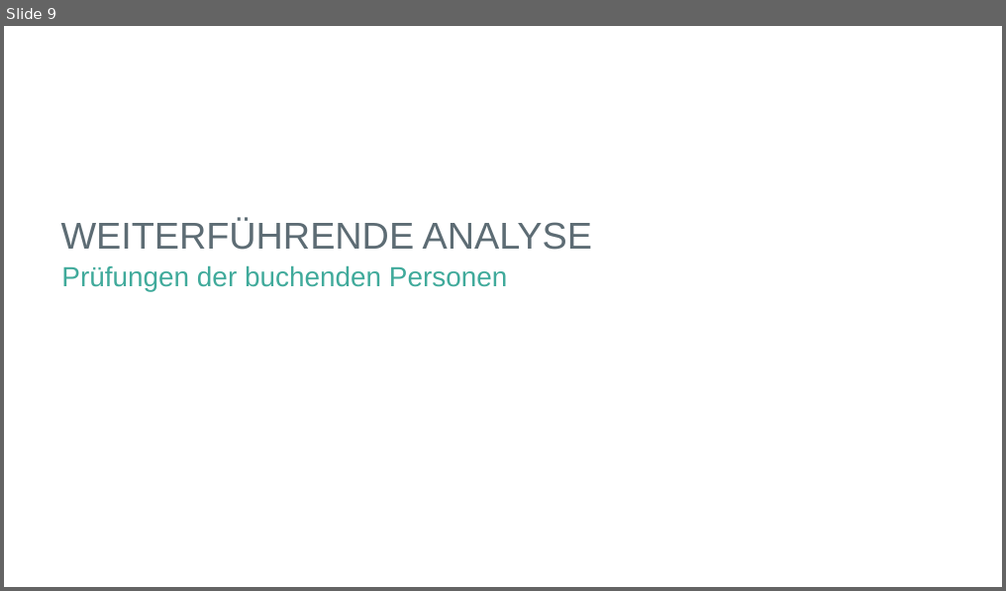
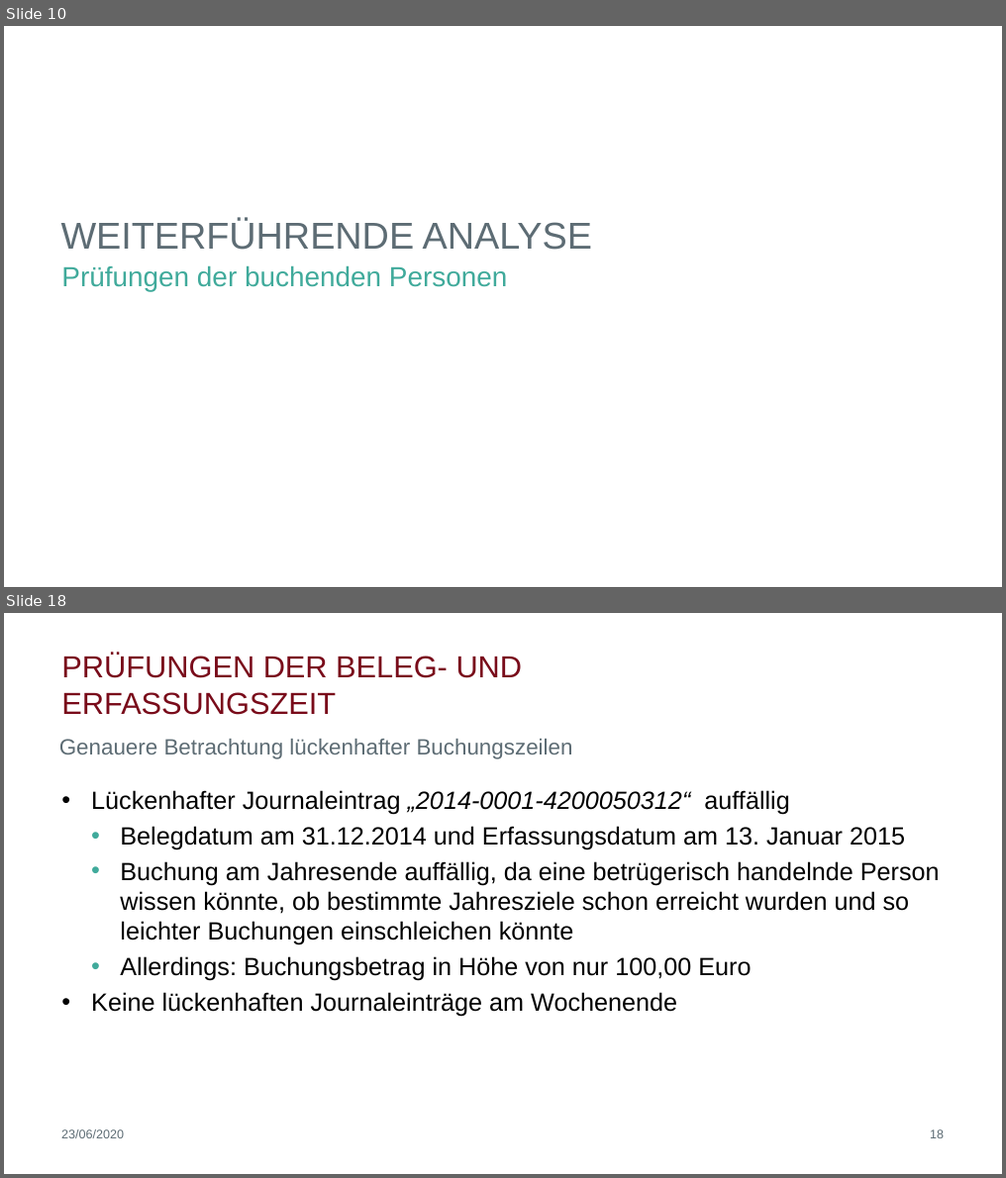
Before and after one commit to biegt/auditing_case_study, a slide deck: 04_output/Präsentation_Case_Study_1_Bieg_Krug.pptx. Shown one above the other, each under a label of ours: slide 9 before the commit, slides 10 and 18 after it; the slides between them are not shown. The pictures are 1006x591 and 1006x1178 pixels, drawn with LibreOffice and Linux fonts; fonts in the diff are those of the drawing; background and template pictures are left out. Boxes give left, top, right and bottom in pixels: in the first picture for what was removed or moved away, otherwise in the second. Text is boxed around its words. In the diff, an @@ line names an element or a change of style, - is before the commit and + after.

```diff
--- a/04_output/Präsentation_Case_Study_1_Bieg_Krug.pptx
+++ b/04_output/Präsentation_Case_Study_1_Bieg_Krug.pptx
@@ slide 18 added at (4, 613, 1002, 1174), background #FFFFFF @@
@@ title added at (61, 654, 523, 715), 29.3 pt, text #790B1A @@
+PRÜFUNGEN DER BELEG- UND ERFASSUNGSZEIT
@@ subtitle added at (59, 739, 573, 760), 21.3 pt, text #5D6C74 @@
+Genauere Betrachtung lückenhafter Buchungszeilen
@@ text added at (91, 790, 940, 1017), 24 pt, text #000000 @@
+• Lückenhafter Journaleintrag „2014-0001-4200050312“ auffällig
+  • Belegdatum am 31.12.2014 und Erfassungsdatum am 13. Januar 2015
+  • Buchung am Jahresende auffällig, da eine betrügerisch handelnde Person wissen könnte, ob bestimmte Jahresziele schon erreicht wurden und so leichter Buchungen einschleichen könnte
+  • Allerdings: Buchungsbetrag in Höhe von nur 100,00 Euro
+• Keine lückenhaften Journaleinträge am Wochenende
@@ text added at (61, 1130, 124, 1139), 12 pt, text #5D6C74 @@
+23/06/2020
@@ page number added at (930, 1130, 944, 1139), 12 pt, text #5D6C74 @@
+18
@@ what was slide 9 is now slide 10 @@
```
Also in this commit, not shown: 8 slides changed, 22 other slides added, 2 other files.
